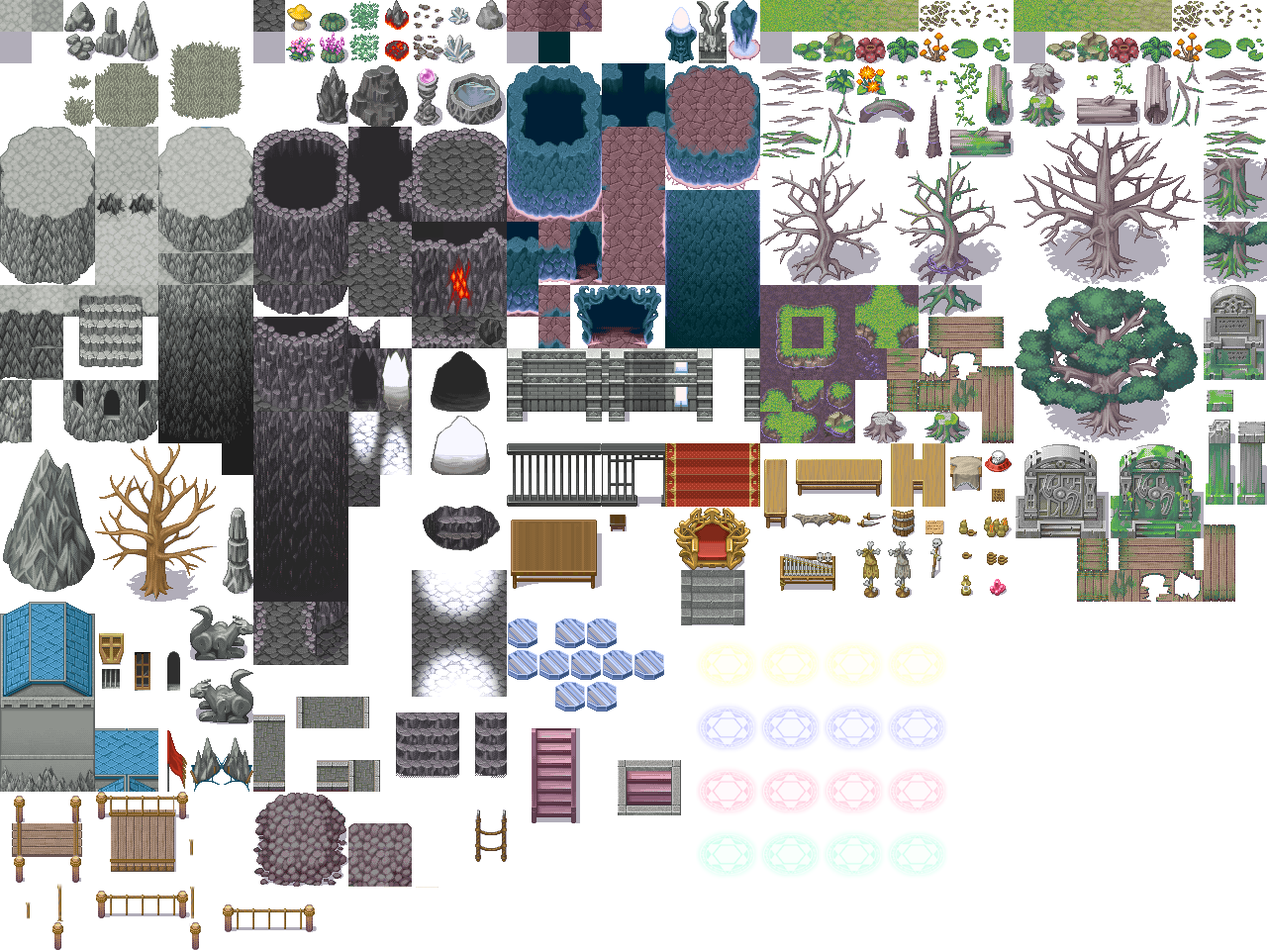
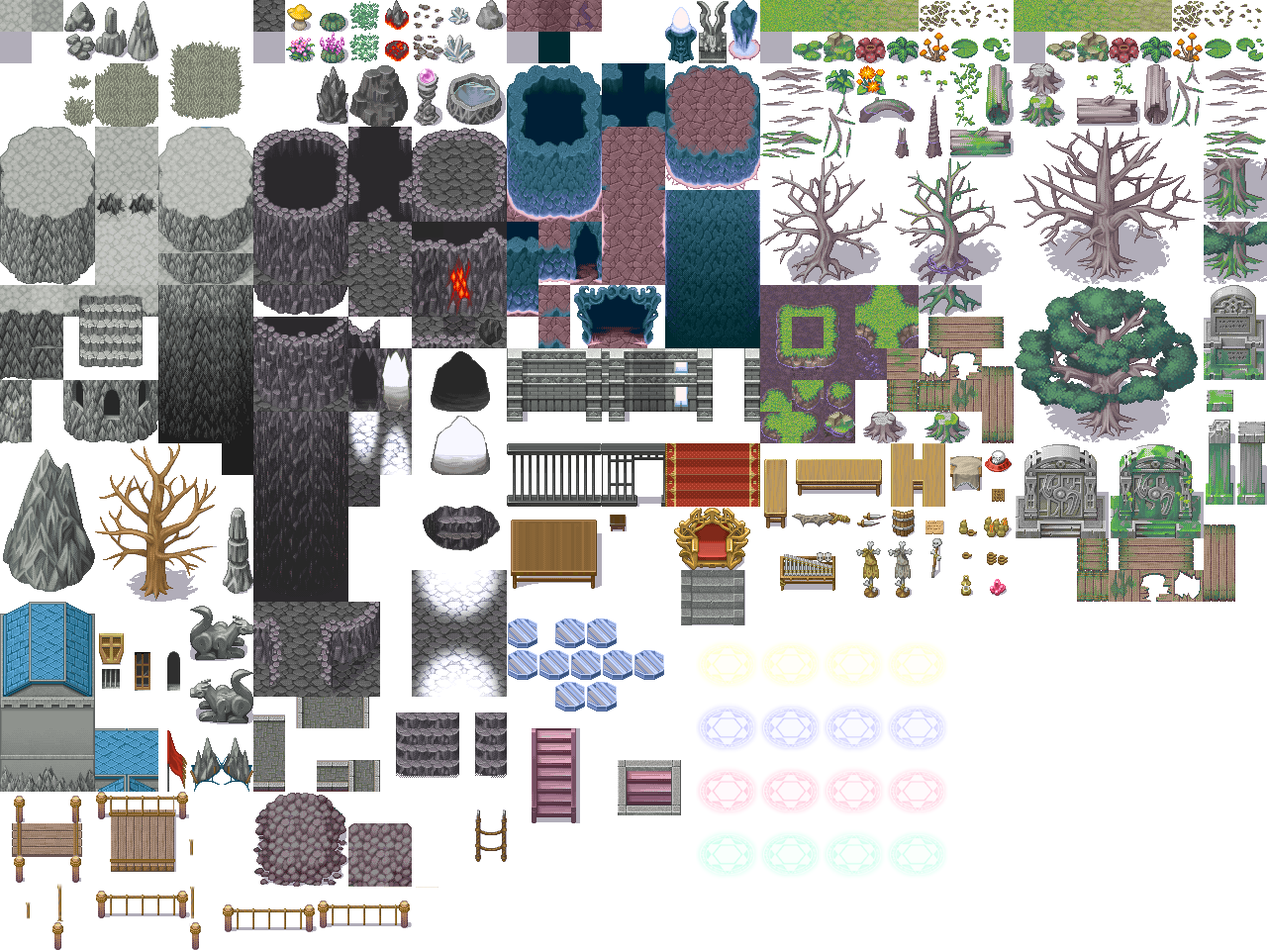
The second 1267 x 950 image is a revision of the first. Changes to its layers:
added layer "Calque 18" above "Calque 17" over [364, 649, 381, 666]
added layer "Calque 17" above "Calque 5" over [253, 601, 381, 697]
painted on "Calque 5" over [253, 601, 349, 666]
added layer "Calque 19" above "Calque 12" over [317, 900, 412, 929]
